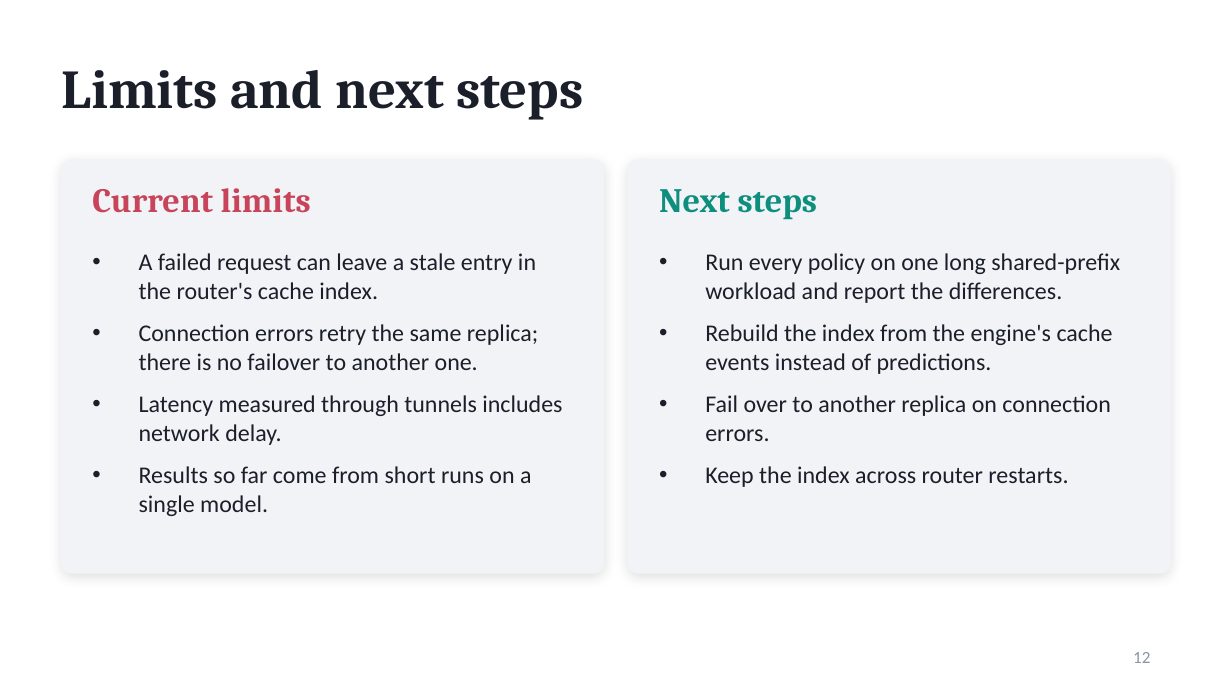
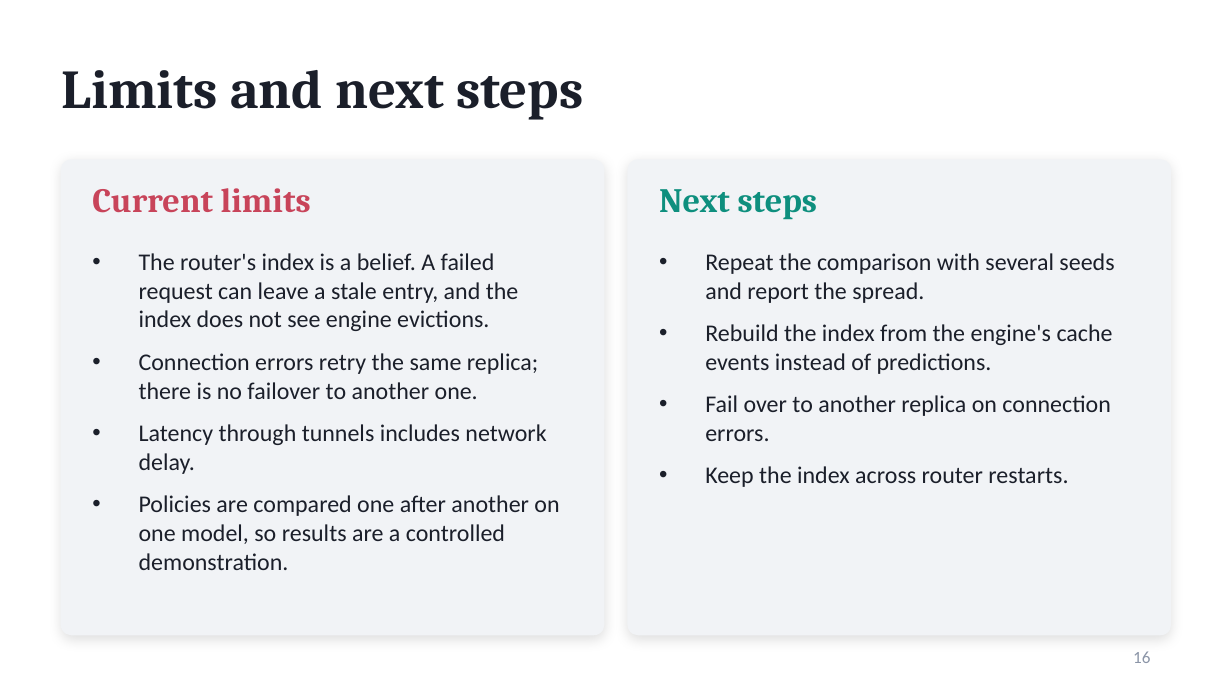
Before and after one commit to Akshataram/distrouter, a slide deck: slide 16 of docs/presentation/SwiftServe_Presentation.pptx (slide 12 before the commit). Drawn at 1232x693 pixels with LibreOffice and Linux fonts; fonts in the diff are those of the drawing. Boxes give left, top, right and bottom in pixels: in the first picture for what was removed or moved away, otherwise in the second. Text is boxed around its words. In the diff, an @@ line names an element or a change of style, - is before the commit and + after.

```diff
--- a/docs/presentation/SwiftServe_Presentation.pptx
+++ b/docs/presentation/SwiftServe_Presentation.pptx
@@ rounded rectangle: place and size @@
-rounded rectangle at [62, 160, 604, 573]
+rounded rectangle at [62, 160, 604, 634]
@@ rounded rectangle at [62, 160, 604, 634]: proportions changed @@
@@ rounded rectangle at [628, 160, 1170, 634]: proportions changed @@
@@ rounded rectangle: place and size @@
-rounded rectangle at [628, 160, 1170, 573]
+rounded rectangle at [628, 160, 1170, 634]
@@ text at [139, 253, 519, 331]: text changed @@
-• A failed request can leave a stale entry in the router's cache index.
+• The router's index is a belief. A failed request can leave a stale entry, and the index does not see engine evictions.
@@ text at [705, 253, 1114, 303]: text changed @@
-• Run every policy on one long shared-prefix workload and report the differences.
+• Repeat the comparison with several seeds and report the spread.
@@ text at [139, 495, 559, 570]: text changed @@
-• Latency measured through tunnels includes network delay.
-• Results so far come from short runs on a single model.
+• Latency through tunnels includes network delay.
+• Policies are compared one after another on one model, so results are a controlled demonstration.
@@ page number at [1133, 651, 1150, 663]: text changed @@
-12
+16
```
Also in this commit, not shown: 10 other slides changed, 5 slides added, 1 slide removed, 4 other files.
